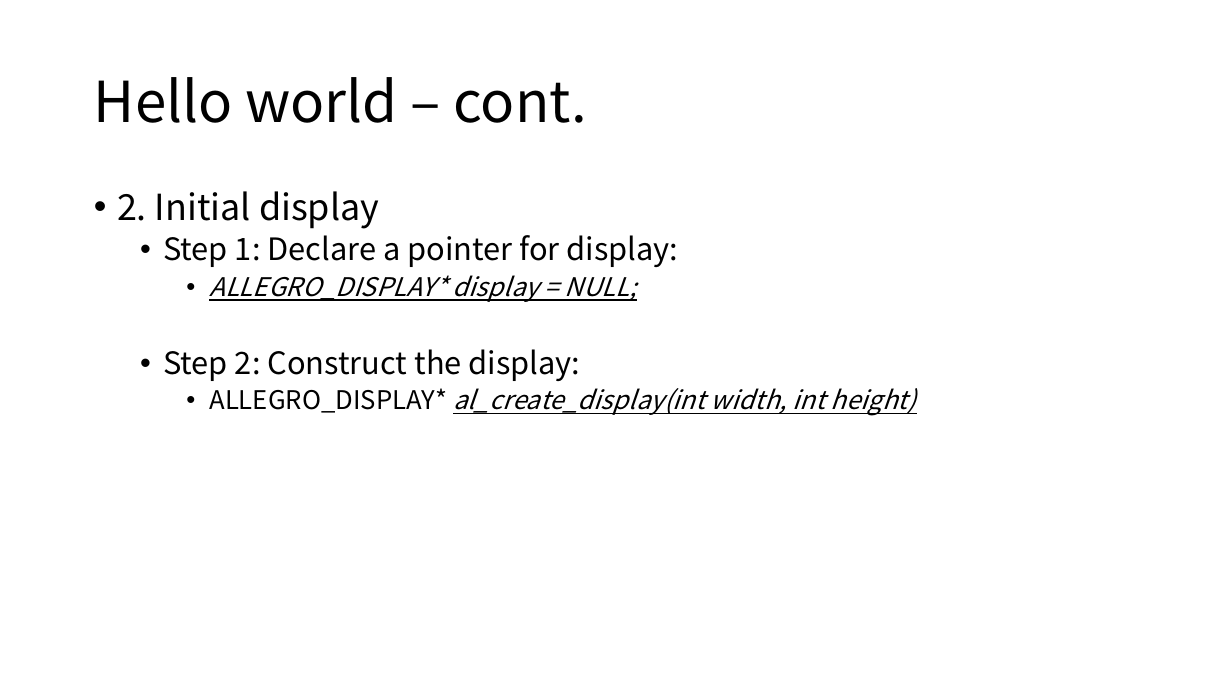
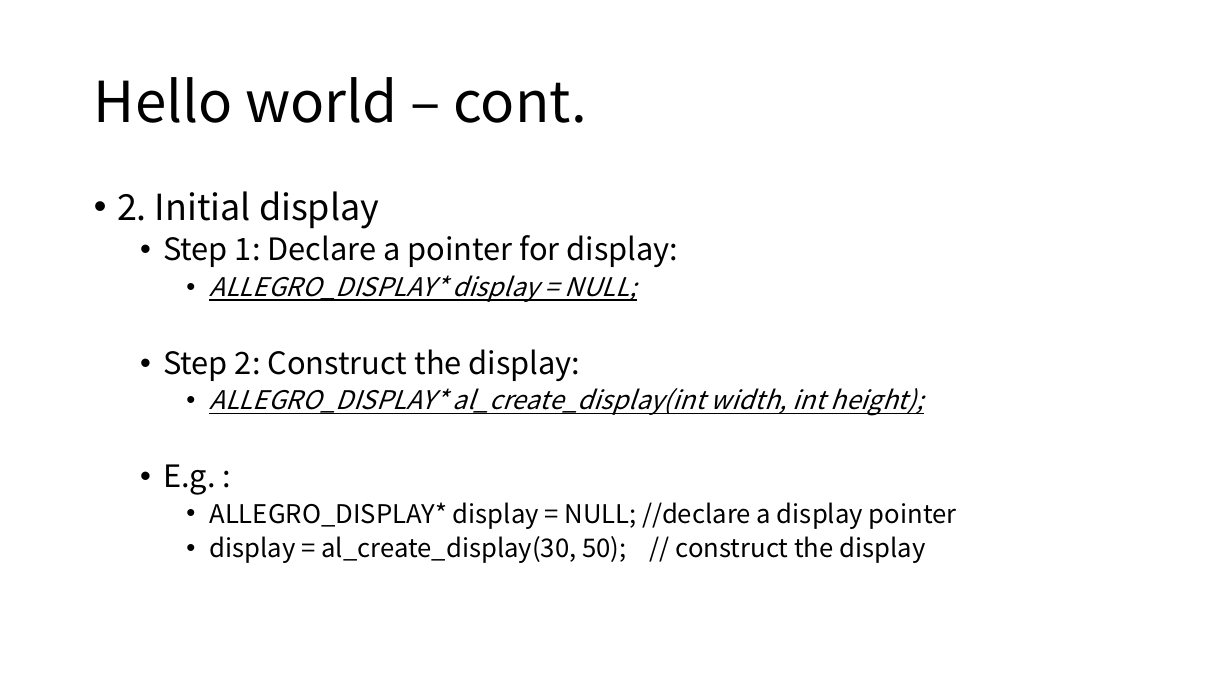
Before and after one commit to arcchang1236/Allegro-5, a slide deck: slide 6 of tutorial/final_proj.pptx. Drawn at 1232x693 pixels with LibreOffice and Linux fonts; fonts in the diff are those of the drawing. Boxes give left, top, right and bottom in pixels: in the first picture for what was removed or moved away, otherwise in the second. Text is boxed around its words. In the diff, an @@ line names an element or a change of style, - is before the commit and + after.

```diff
--- a/tutorial/final_proj.pptx
+++ b/tutorial/final_proj.pptx
@@ text at box(163, 388, 957, 563): text changed; italic off @@
-    • ALLEGRO_DISPLAY* al_create_display(int width, int height)
+    • ALLEGRO_DISPLAY* al_create_display(int width, int height);
+  • E.g. :
+    • ALLEGRO_DISPLAY* display = NULL; //declare a display pointer
+    • display = al_create_display(30, 50); // construct the display
```
Also in this commit, not shown: 10 other slides changed, 3 slides added, 6 other files.
